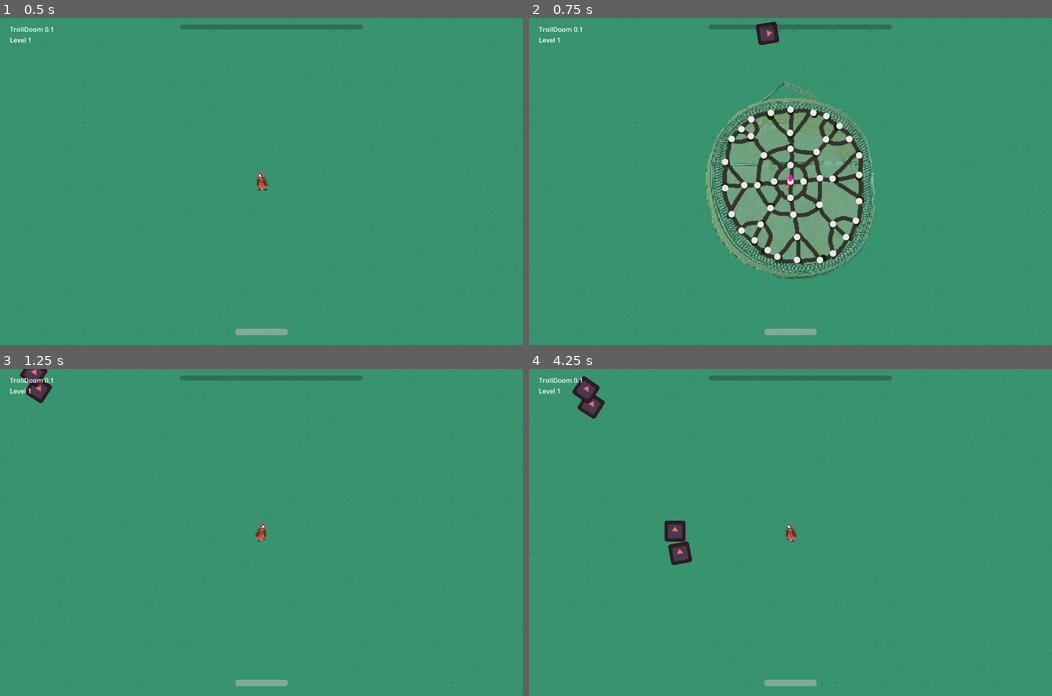
Above: before the commit, frames 1-4 (two rows, left to right).
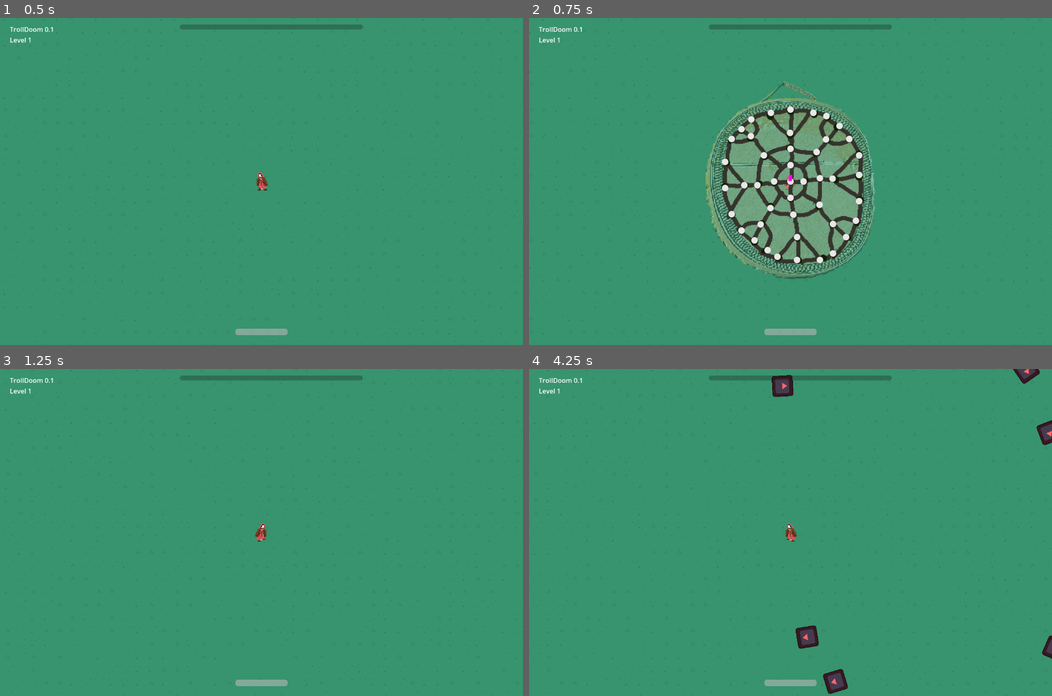
Above: after the commit, the same moments.

Repository: milestone-dev/ld55
Game: Godot game, scene res://scenes/main.tscn
Same seed, same stepped clock (60 frames per second), same inputs: the game is played once before the commit and once after it. The engine's default icon, where the game draws it, is replaced by a stand-in: a white triangle on a blue panel in a dark square.
Inputs (mouse positions are in pixels of both pictures, inside the frame that each line leads up to):
- Up to frame 1 (0.5 s): no input
- Up to frame 2 (0.75 s): tap Enter at 0.5 s; move the mouse to (905, 165) at 0.52 s; hold D (move_right) from 0.53 s (still down); tap M (dev_godmode) at 0.6 s; click (905, 165) at 0.67 s
- Up to frame 3 (1.25 s): keep holding D (move_right)
- Up to frame 4 (4.25 s): release D (move_right) at 1.25 s; drag from (685, 548) to (790, 532) at 1.27 s; move the mouse to (842, 460) at 2.02 s; hold D (move_right) 2.03-2.75 s; tap M (dev_godmode) at 2.1, 3.6 s; drag from (764, 597) to (633, 483) at 2.77 s; move the mouse to (947, 581) at 3.52 s; hold A (move_left) from 3.53 s (still down)

Frame 1 is identical in both runs. In frame 2, 0.3% of the frame differs, in the area x 43-48%, y 1-9%; in frame 3, 0.4%; in frame 4, 2.2%, in the area x 8-100%, y 0-100%.

Commit message:
Mobs random at edge spawning

Diff:
--- a/scripts/main.gd
+++ b/scripts/main.gd
@@ -23,5 +23,20 @@
 	if get_tree().get_nodes_in_group("mob").size() > max_mobs - 1: return;
 	if not mob_scene: return
 	var mob = mob_scene.instantiate();
-	mob.position = Vector2(randf_range(-300, 300),randf_range(-300, 300));
+	mob.position = _random_new_mob_position()
 	add_child(mob);
+
+func _screen_to_world(pos: Vector2) -> Vector2:
+	return player.camera.get_global_transform_with_canvas().affine_inverse().basis_xform(pos)
+
+func _random_new_mob_position() -> Vector2:
+	var margin = Vector2(25, 25)
+	var size = _screen_to_world(get_viewport_rect().size) / 2 + margin
+	var side = randi_range(0, 3)
+	var position = Vector2(randf() * size.x, randf() * size.y)*2 - size
+	if side == 0: position.x = -size.x;
+	if side == 1: position.x = size.x;
+	if side == 2: position.y = -size.y;
+	if side == 3: position.y = size.y;
+	position += player.position
+	return position
